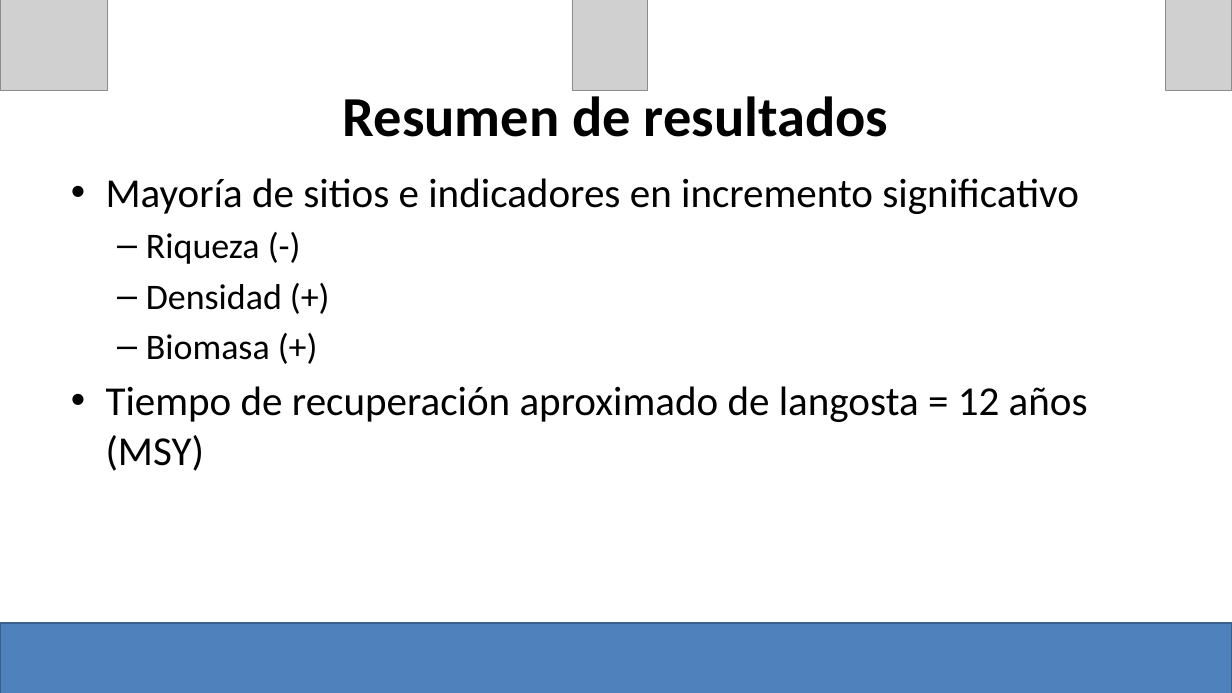
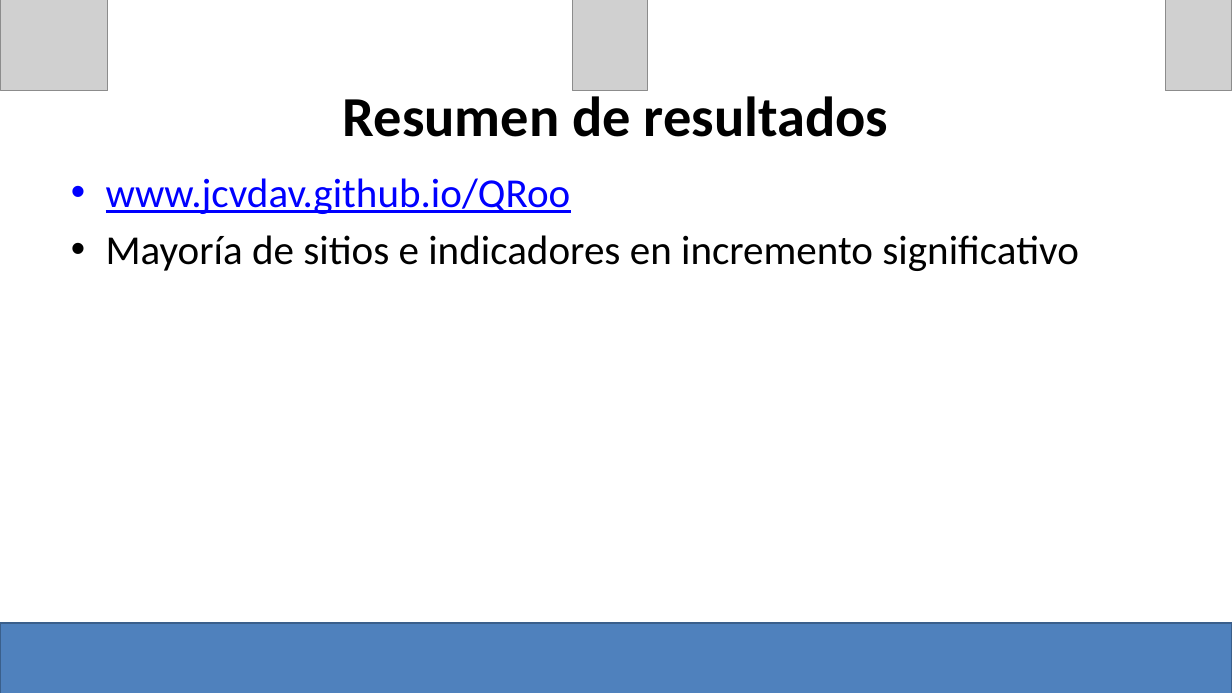
Before and after one commit to turfeffect/Docs, a slide deck: slide 14 of Presentations/Workshop in Mexico/Mexico Workshop.pptx (slide 15 before the commit). Drawn at 1232x693 pixels with LibreOffice and Linux fonts; fonts in the diff are those of the drawing; grey boxes stand for pictures. Boxes give left, top, right and bottom in pixels: in the first picture for what was removed or moved away, otherwise in the second. Text is boxed around its words. In the diff, an @@ line names an element or a change of style, - is before the commit and + after.

```diff
--- a/Presentations/Workshop in Mexico/Mexico Workshop.pptx
+++ b/Presentations/Workshop in Mexico/Mexico Workshop.pptx
@@ text at bbox=[106, 178, 571, 214]: paragraph added @@
+• www.jcvdav.github.io/QRoo
@@ text at bbox=[106, 233, 1088, 471]: paragraphs removed @@
-  – Riqueza (-)
-  – Densidad (+)
-  – Biomasa (+)
-• Tiempo de recuperación aproximado de langosta = 12 años (MSY)
```
Also in this commit, not shown: 7 other slides changed, 4 slides added, 4 slides removed, 1 other file.
